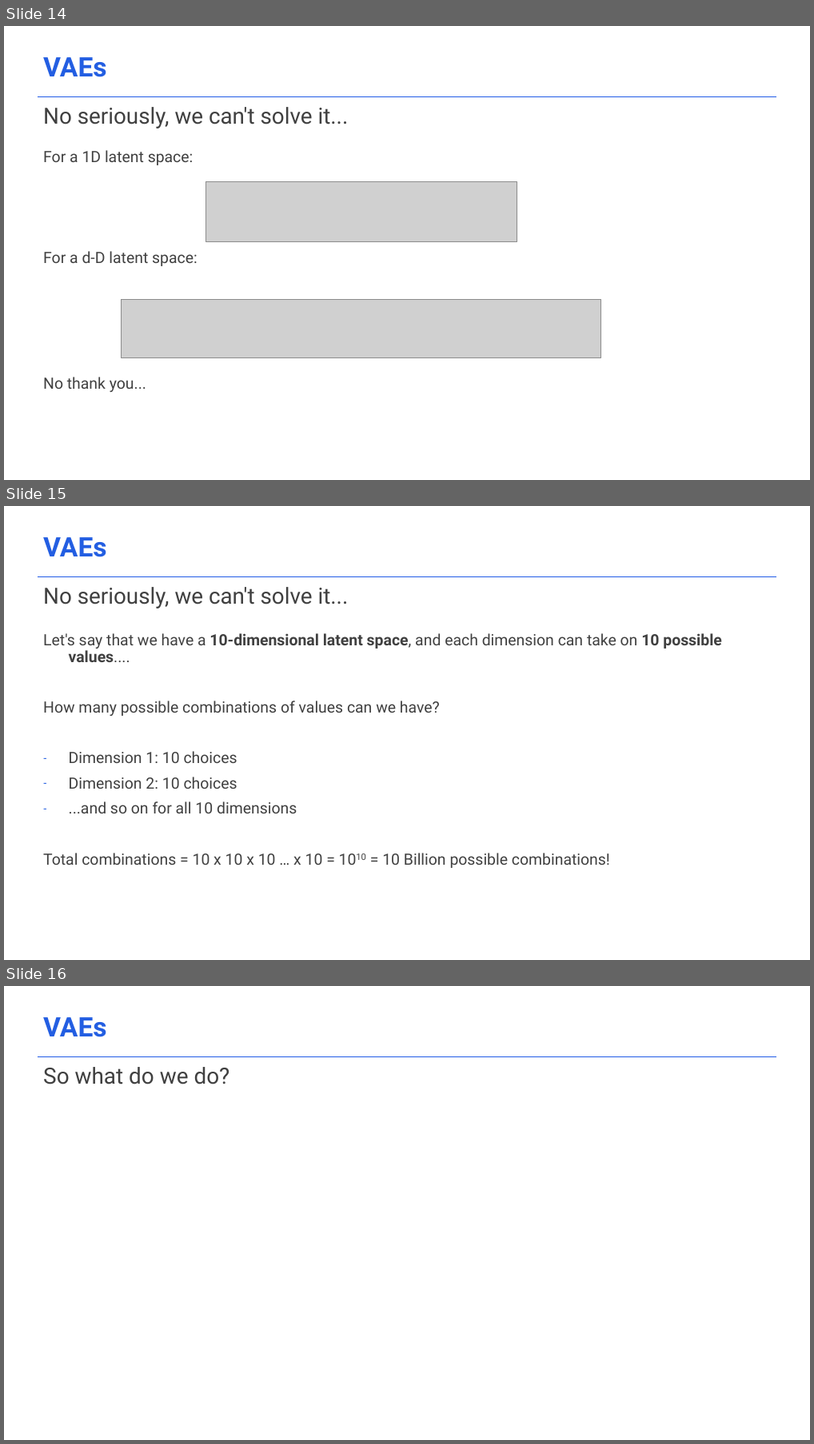
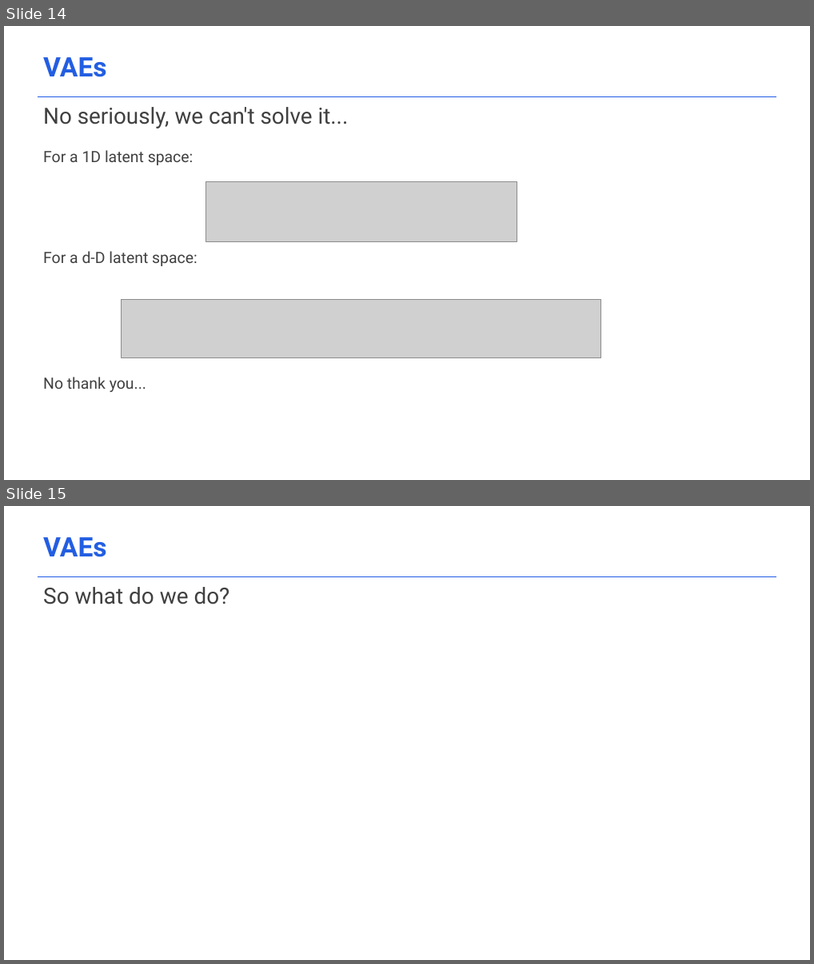
Before and after one commit to acceleratescience/diffusion-models, a slide deck: slides/3_Building-blocks.pptx. Shown one above the other, each under a label of ours: slides 14, 15 and 16 before the commit, slides 14 and 15 after it. The pictures are 814x1444 and 814x964 pixels, drawn with LibreOffice and Linux fonts; fonts in the diff are those of the drawing; grey boxes stand for pictures; background and template pictures are left out. Boxes give left, top, right and bottom in pixels: in the first picture for what was removed or moved away, otherwise in the second. Text is boxed around its words. In the diff, an @@ line names an element or a change of style, - is before the commit and + after.

```diff
--- a/slides/3_Building-blocks.pptx
+++ b/slides/3_Building-blocks.pptx
@@ slide 15 removed at bbox=[4, 506, 810, 960], background #FFFFFF; not listed: 1 template element that a slide beside it also shows @@
@@ text removed at bbox=[43, 537, 107, 557] @@
-VAEs
@@ text removed at bbox=[43, 587, 349, 608] @@
-No seriously, we can't solve it...
@@ text removed at bbox=[43, 633, 722, 868] @@
-Let's say that we have a 10-dimensional latent space, and each dimension can take on 10 possible values....
-How many possible combinations of values can we have?
-– Dimension 1: 10 choices
-– Dimension 2: 10 choices
-– ...and so on for all 10 dimensions
-Total combinations = 10 x 10 x 10 … x 10 = 1010 = 10 Billion possible combinations!
@@ what was slide 16 is now slide 15 @@
```
Also in this commit, not shown: 3 slides changed.
